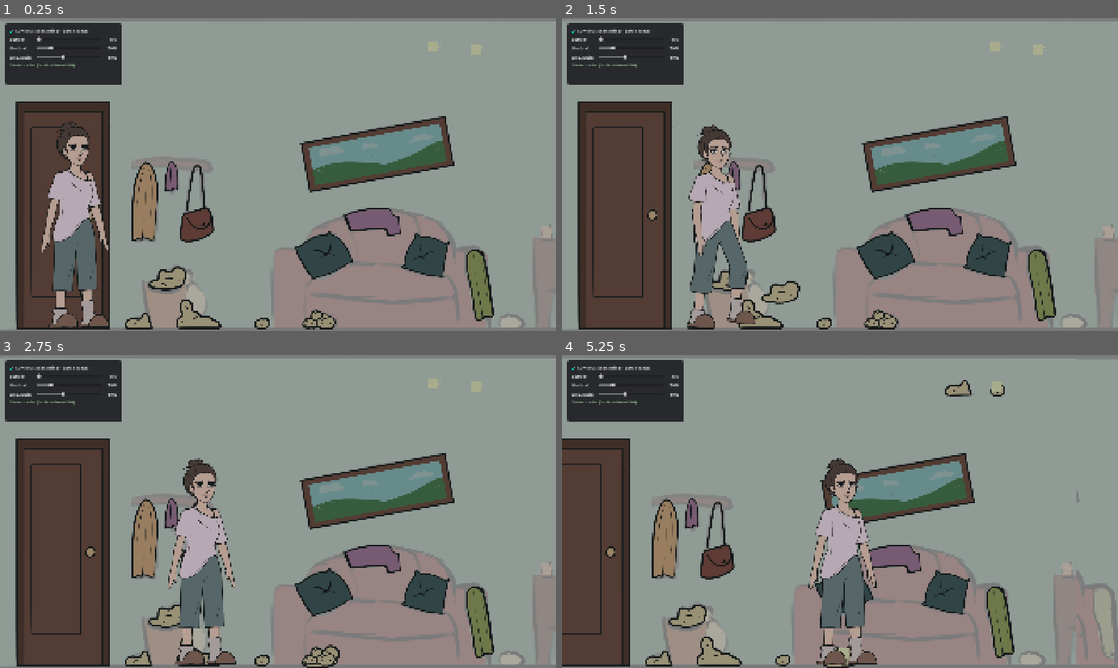
Above: before the commit, frames 1-4 (two rows, left to right).
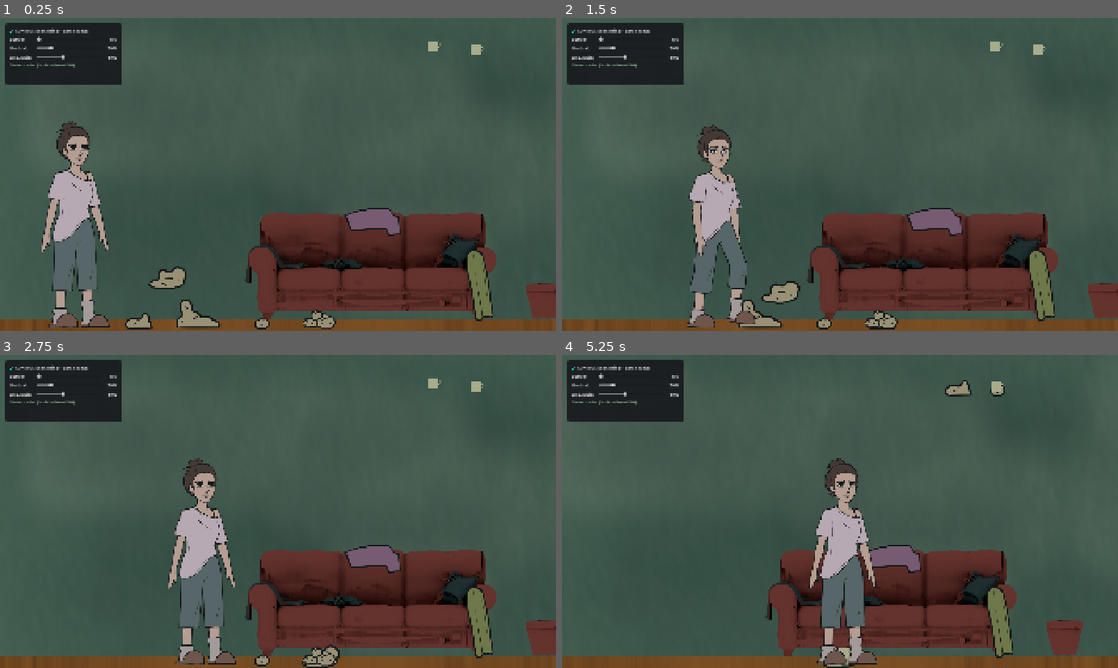
Above: after the commit, the same moments.

Repository: FrancinettVR/Tacos-de-milanesa
Game: Godot game, scene res://scenes/rooms/main_room.tscn
The game is run twice, just before and just after one commit, with the same random seed, the same clock (stepped at 60 frames per second) and the same inputs.
Inputs (mouse positions are in pixels of both pictures, inside the frame that each line leads up to):
- Up to frame 1 (0.25 s): no input
- Up to frame 2 (1.5 s): tap Enter at 0.5 s; drag from (701, 318) to (878, 318) at 0.52 s; drag from (728, 277) to (878, 318) at 1.27 s
- Up to frame 3 (2.75 s): tap Space at 2 s; move the mouse to (200, 649) at 2.02 s; click (200, 649) at 2.17 s
- Up to frame 4 (5.25 s): tap Enter at 2.75 s; drag from (823, 658) to (1040, 389) at 2.77 s; drag from (878, 655) to (995, 386) at 3.52 s; drag from (962, 386) to (845, 655) at 4.27 s; move the mouse to (995, 389) at 5.02 s; click (995, 389) at 5.17 s

The runs differ from the first frame. In frame 1, 87% of the frame differs, in the area x 0-100%, y 0-100%; in frame 2, 88%; in frame 3, 88%; in frame 4, 88%.

Commit message:
Escenario 3D

Diff:
--- /dev/null
+++ b/scenes/environment/habitacion_3d.gd
@@ -0,0 +1,197 @@
+class_name Habitacion3D
+extends Node3D
+
+## Configuración de iluminación
+@export var modo_sin_luz: bool = true:
+	set(val):
+		modo_sin_luz = val
+		if is_node_ready():
+			_actualizar_iluminacion()
+
+## Configuración de cámara
+@export var usar_camara_ortografica: bool = true:
+	set(val):
+		usar_camara_ortografica = val
+		if is_node_ready():
+			_configurar_camara()
+
+@export var cam_altura_y: float = 0.54:
+	set(val):
+		cam_altura_y = val
+		if is_node_ready() and cam3d:
+			cam3d.position.y = cam_altura_y
+
+@export var cam_distancia_z: float = 2.5:
+	set(val):
+		cam_distancia_z = val
+		if is_node_ready() and cam3d:
+			cam3d.position.z = cam_distancia_z
+
+@export var cam_orto_size: float = 1.08:
+	set(val):
+		cam_orto_size = val
+		if is_node_ready() and cam3d and usar_camara_ortografica:
+			cam3d.size = cam_orto_size
+
+@export var cam_persp_fov: float = 50.0:
+	set(val):
+		cam_persp_fov = val
+		if is_node_ready() and cam3d and not usar_camara_ortografica:
+			cam3d.fov = cam_persp_fov
+
+@onready var cam3d: Camera3D = $Camera3D
+@onready var luz_direccional: DirectionalLight3D = $DirectionalLight3D
+@onready var world_env: WorldEnvironment = $WorldEnvironment
+
+var _materiales: Array[StandardMaterial3D] = []
+
+func _ready() -> void:
+	_configurar_materiales()
+	_configurar_camara()
+	_actualizar_iluminacion()
+
+func _unhandled_input(event: InputEvent) -> void:
+	if event is InputEventKey and event.pressed and not event.echo:
+		if event.keycode == KEY_F2:
+			modo_sin_luz = not modo_sin_luz
+			print("[Fondo 3D] Modo iluminación: %s (F2)" % ("Sin Luz (Unshaded)" if modo_sin_luz else "Con Iluminación (PBR)"))
+		elif event.keycode == KEY_F3:
+			cam_altura_y -= 0.02
+			print("[Fondo 3D] cam_altura_y: %.3f (F3/F4 ajusta altura)" % cam_altura_y)
+		elif event.keycode == KEY_F4:
+			cam_altura_y += 0.02
+			print("[Fondo 3D] cam_altura_y: %.3f (F3/F4 ajusta altura)" % cam_altura_y)
+		elif event.keycode == KEY_F5:
+			cam_orto_size -= 0.02
+			print("[Fondo 3D] cam_orto_size: %.3f (F5/F6 ajusta tamaño)" % cam_orto_size)
+		elif event.keycode == KEY_F6:
+			cam_orto_size += 0.02
+			print("[Fondo 3D] cam_orto_size: %.3f (F5/F6 ajusta tamaño)" % cam_orto_size)
+
+func _configurar_materiales() -> void:
+	_materiales.clear()
+
+	# 1. Pared
+	var mat_pared := StandardMaterial3D.new()
+	mat_pared.resource_name = "Mat_Pared"
+	mat_pared.albedo_texture = load("res://assets/art/Arte 3D/texturas_substance/pared/pared_DefaultMaterial_BaseColor.png")
+	mat_pared.normal_enabled = true
+	mat_pared.normal_texture = load("res://assets/art/Arte 3D/texturas_substance/pared/pared_DefaultMaterial_Normal.png")
+	mat_pared.roughness = 0.8
+	_asignar_material("Pared", mat_pared)
+	_materiales.append(mat_pared)
+
+	# 2. Piso / Suelo
+	var mat_piso := StandardMaterial3D.new()
+	mat_piso.resource_name = "Mat_Piso"
+	mat_piso.albedo_texture = load("res://assets/art/Arte 3D/texturas_substance/suelo/entorno_largo_DefaultMaterial_BaseColor.png")
+	mat_piso.normal_enabled = true
+	mat_piso.normal_texture = load("res://assets/art/Arte 3D/texturas_substance/suelo/entorno_largo_DefaultMaterial_Normal.png")
+	mat_piso.roughness = 0.6
+	_asignar_material("Piso", mat_piso)
+	_materiales.append(mat_piso)
+
+	# 3. Maceta
+	var mat_maceta := StandardMaterial3D.new()
+	mat_maceta.resource_name = "Mat_Maceta"
+	mat_maceta.albedo_texture = load("res://assets/art/Arte 3D/texturas_substance/maceta/maceta_DefaultMaterial_BaseColor.png")
+	mat_maceta.normal_enabled = true
+	mat_maceta.normal_texture = load("res://assets/art/Arte 3D/texturas_substance/maceta/maceta_DefaultMaterial_Normal.png")
+	mat_maceta.roughness = 0.5
+	_asignar_material("Maceta", mat_maceta)
+	_materiales.append(mat_maceta)
+
+	# 4. Sillón
+	var mat_sillon := StandardMaterial3D.new()
+	mat_sillon.resource_name = "Mat_Sillon"
+	mat_sillon.albedo_texture = load("res://assets/art/Arte 3D/texturas_substance/sillon/sillon_DefaultMaterial_BaseColor.png")
+	mat_sillon.normal_enabled = true
+	mat_sillon.normal_texture = load("res://assets/art/Arte 3D/texturas_substance/sillon/sillon_DefaultMaterial_Normal.png")
+	mat_sillon.roughness = 0.7
+	_asignar_material("Sillon", mat_sillon)
+	_materiales.append(mat_sillon)
+
+	# 5. Cama
+	var mat_cama := StandardMaterial3D.new()
+	mat_cama.resource_name = "Mat_Cama"
+	var cama_tex_path := "res://assets/art/Arte 3D/texturas_substance/cama/cama_DefaultMaterial_BaseColor.png"
+	if ResourceLoader.exists(cama_tex_path):
+		mat_cama.albedo_texture = load(cama_tex_path)
+		var cama_norm_path := "res://assets/art/Arte 3D/texturas_substance/cama/cama_DefaultMaterial_Normal.png"
+		if ResourceLoader.exists(cama_norm_path):
+			mat_cama.normal_enabled = true
+			mat_cama.normal_texture = load(cama_norm_path)
+	else:
+		# Usa los colores de vértices del FBX (sábanas rosa, almohadas rojas, marco verde)
+		mat_cama.vertex_color_use_as_albedo = true
+	mat_cama.roughness = 0.8
+	_asignar_material("Cama", mat_cama)
+	_materiales.append(mat_cama)
+
+	# 6. Mueble
+	var mat_mueble := StandardMaterial3D.new()
+	mat_mueble.resource_name = "Mat_Mueble"
+	var mueble_tex_path := "res://assets/art/Arte 3D/texturas_substance/mueble/mueble_DefaultMaterial_BaseColor.png"
+	if ResourceLoader.exists(mueble_tex_path):
+		mat_mueble.albedo_texture = load(mueble_tex_path)
+		var mueble_norm_path := "res://assets/art/Arte 3D/texturas_substance/mueble/mueble_DefaultMaterial_Normal.png"
+		if ResourceLoader.exists(mueble_norm_path):
+			mat_mueble.normal_enabled = true
+			mat_mueble.normal_texture = load(mueble_norm_path)
+	else:
+		# Tono madera cálida mientras se agregan las texturas de Substance
+		mat_mueble.albedo_color = Color(0.62, 0.45, 0.32, 1.0)
+	mat_mueble.roughness = 0.6
+	_asignar_material("Mueble", mat_mueble)
+	_materiales.append(mat_mueble)
+
+func _asignar_material(node_name: String, mat: StandardMaterial3D) -> void:
+	var n: Node = find_child(node_name, true, false)
+	if not n:
+		return
+	var mi := _buscar_mesh_instance(n)
+	if mi:
+		mi.material_override = mat
+
+func _buscar_mesh_instance(node: Node) -> MeshInstance3D:
+	if node is MeshInstance3D:
+		return node
+	for child in node.get_children():
+		var found := _buscar_mesh_instance(child)
+		if found:
+			return found
+	return null
+
+func _configurar_camara() -> void:
+	if not cam3d:
+		return
+	cam3d.position.y = cam_altura_y
+	cam3d.position.z = cam_distancia_z
+	if usar_camara_ortografica:
+		cam3d.projection = Camera3D.PROJECTION_ORTHOGONAL
+		cam3d.size = cam_orto_size
+	else:
+		cam3d.projection = Camera3D.PROJECTION_PERSPECTIVE
+		cam3d.fov = cam_persp_fov
+
+func _actualizar_iluminacion() -> void:
+	var mode := BaseMaterial3D.SHADING_MODE_UNSHADED if modo_sin_luz else BaseMaterial3D.SHADING_MODE_PER_PIXEL
+	for mat in _materiales:
+		mat.shading_mode = mode
+
+	if luz_direccional:
+		luz_direccional.visible = not modo_sin_luz
+
+## Sincroniza la posición X según el progreso normalizado t [0.0, 1.0] de la habitación 2D
+func sincronizar_camara_progreso(t: float) -> void:
+	if not cam3d:
+		return
+	var half_w: float = (cam3d.size * (16.0 / 9.0)) / 2.0
+	var x_min: float = -2.88 + half_w
+	var x_max: float = 2.88 - half_w
+	cam3d.position.x = lerp(x_min, x_max, clampf(t, 0.0, 1.0))
+
+## Sincronización directa en X (mantenida por compatibilidad)
+func sincronizar_camara_x(pos_x_3d: float) -> void:
+	if cam3d:
+		cam3d.position.x = pos_x_3d
--- /dev/null
+++ b/scenes/environment/habitacion_3d.tscn
@@ -0,0 +1,51 @@
+[gd_scene format=3 uid="uid://cxvd8524671ma"]
+
+[ext_resource type="Script" path="res://scenes/environment/habitacion_3d.gd" id="1_script"]
+[ext_resource type="PackedScene" uid="uid://ogl730khn2oo" path="res://assets/art/Arte 3D/fbx_blender/pared/pared.fbx" id="2_pared"]
+[ext_resource type="PackedScene" uid="uid://d2hkvorc3cioo" path="res://assets/art/Arte 3D/fbx_blender/piso/piso_suelo.fbx" id="3_piso"]
+[ext_resource type="PackedScene" uid="uid://fp77h6v7d5g1" path="res://assets/art/Arte 3D/fbx_blender/cama/cama.fbx" id="4_cama"]
+[ext_resource type="PackedScene" uid="uid://txua52448jv5" path="res://assets/art/Arte 3D/fbx_blender/mueble/mueble.fbx" id="5_mueble"]
+[ext_resource type="PackedScene" uid="uid://c70j7y6i6yjc" path="res://assets/art/Arte 3D/fbx_blender/maceta/maceta.fbx" id="6_maceta"]
+[ext_resource type="PackedScene" uid="uid://bobryh8b1jxnp" path="res://assets/art/Arte 3D/fbx_blender/sillon/sillon.fbx" id="7_sillon"]
+
+[sub_resource type="Environment" id="Environment_3d"]
+background_mode = 1
+background_color = Color(0.12, 0.12, 0.14, 1)
+ambient_light_source = 2
+ambient_light_color = Color(0.7, 0.7, 0.75, 1)
+ambient_light_energy = 0.8
+
+[node name="Habitacion3D" type="Node3D"]
+script = ExtResource("1_script")
+
+[node name="Piso" parent="." instance=ExtResource("3_piso")]
+transform = Transform3D(1, 0, 0, 0, 2.167, 0, 0, 0, 2.167, 0, 0, 0)
+
+[node name="Pared" parent="." instance=ExtResource("2_pared")]
+transform = Transform3D(1, 0, 0, 0, 2.167, 0, 0, 0, 2.167, 0, 0, 0)
+
+[node name="Sillon" parent="." instance=ExtResource("7_sillon")]
+transform = Transform3D(2.167, 0, 0, 0, 2.167, 0, 0, 0, 2.167, 1.434, 0, 0)
+
+[node name="Maceta" parent="." instance=ExtResource("6_maceta")]
+transform = Transform3D(2.167, 0, 0, 0, 2.167, 0, 0, 0, 2.167, 2.841, 0, 0)
+
+[node name="Mueble" parent="." instance=ExtResource("5_mueble")]
+transform = Transform3D(2.167, 0, 0, 0, 2.167, 0, 0, 0, 2.167, -0.834, 0, 0)
+
+[node name="Cama" parent="." instance=ExtResource("4_cama")]
+transform = Transform3D(2.167, 0, 0, 0, 2.167, 0, 0, 0, 2.167, -1.784, 0, 0)
+
+[node name="DirectionalLight3D" type="DirectionalLight3D" parent="."]
+transform = Transform3D(0.866025, -0.25, 0.433013, 0, 0.866025, 0.5, -0.5, -0.433013, 0.75, 0, 2, 2)
+light_color = Color(1, 0.980392, 0.941176, 1)
+shadow_enabled = true
+
+[node name="WorldEnvironment" type="WorldEnvironment" parent="."]
+environment = SubResource("Environment_3d")
+
+[node name="Camera3D" type="Camera3D" parent="."]
+transform = Transform3D(1, 0, 0, 0, 1, 0, 0, 0, 1, -1.92, 0.54, 2.5)
+projection = 1
+current = true
+size = 1.08
--- a/scenes/rooms/main_room.gd
+++ b/scenes/rooms/main_room.gd
@@ -4,14 +4,31 @@
 @onready var protagonist: Protagonist = $Protagonist
 ## Click
 @onready var click_area: Area2D = $ClickArea
+## Fondo 3D
+@onready var habitacion_3d: Habitacion3D = $Env/Fondo3DLayer/SubViewportContainer/SubViewport/Habitacion3D
 
 func _ready() -> void:
 	# Conectamos la señal de clic del área al método de movimiento
 	click_area.input_event.connect(_on_click_area_input_event)
 
+func _process(_delta: float) -> void:
+	_sincronizar_fondo_3d()
+
 ## Se ejecuta cuando el jugador hace clic en cualquier parte del escenario
 func _on_click_area_input_event(_viewport: Node, event: InputEvent, _shape_idx: int) -> void:
 	if event is InputEventMouseButton and event.button_index == MOUSE_BUTTON_LEFT and event.pressed:
 		# get_global_mouse_position().x obtiene la coordenada X real en el mundo (0 a 5760 px)
-		# posición relativa a la cámara
 		protagonist.walk_to(get_global_mouse_position().x)
+
+## Sincroniza la posición X de la cámara 3D con la cámara 2D del protagonista
+func _sincronizar_fondo_3d() -> void:
+	if not is_instance_valid(habitacion_3d) or not is_instance_valid(protagonist):
+		return
+	var cam2d := protagonist.get_node_or_null("Camera2D") as Camera2D
+	if not cam2d:
+		return
+	# get_screen_center_position() devuelve la posición central actual de la cámara 2D en el mundo
+	var cam2d_x: float = cam2d.get_screen_center_position().x
+	# Sincronización lineal exacta 1:1: 1 metro en 3D = 1000 píxeles en 2D (cero deslizamiento)
+	var cam3d_x: float = (cam2d_x - 2880.0) / 1000.0
+	habitacion_3d.sincronizar_camara_x(cam3d_x)
--- a/scenes/rooms/main_room.tscn
+++ b/scenes/rooms/main_room.tscn
@@ -10,6 +10,7 @@
 [ext_resource type="Texture2D" uid="uid://dq5elmq7skago" path="res://assets/art/Zona1/Referencia.jpg" id="8_ref1"]
 [ext_resource type="Texture2D" uid="uid://rppdbd35f0ed" path="res://assets/art/Zona2/Referencia.jpg" id="9_ref2"]
 [ext_resource type="Texture2D" uid="uid://cp5bhdrk87ypu" path="res://assets/art/Zona3/Referencia.jpg" id="10_ref3"]
+[ext_resource type="PackedScene" uid="uid://cxvd8524671ma" path="res://scenes/environment/habitacion_3d.tscn" id="11_habitacion_3d"]
 
 [sub_resource type="RectangleShape2D" id="RectangleShape2D_m2g58"]
 size = Vector2(5760, 1080)
@@ -20,12 +21,14 @@
 [node name="Env" type="Node2D" parent="." unique_id=1265365445]
 
 [node name="Background" type="ColorRect" parent="Env" unique_id=98105340]
+visible = false
 offset_right = 5760.0
 offset_bottom = 1080.0
 mouse_filter = 2
 color = Color(0.6814234, 0.6814234, 0.6814234, 1)
 
 [node name="Floor" type="ColorRect" parent="Env" unique_id=1909697501]
+visible = false
 offset_top = 1040.0
 offset_right = 5760.0
 offset_bottom = 1080.0
@@ -33,6 +36,7 @@
 color = Color(0, 0, 0, 1)
 
 [node name="ContenedorReferencias" type="Node2D" parent="Env" unique_id=1325680018]
+visible = false
 
 [node name="Zona1_Ref" type="Sprite2D" parent="Env/ContenedorReferencias" unique_id=1484219070]
 texture = ExtResource("8_ref1")
@@ -47,6 +51,25 @@
 position = Vector2(3522, 0)
 texture = ExtResource("10_ref3")
 centered = false
+
+[node name="Fondo3DLayer" type="CanvasLayer" parent="Env" unique_id=384942751]
+layer = -100
+
+[node name="SubViewportContainer" type="SubViewportContainer" parent="Env/Fondo3DLayer" unique_id=170193661]
+anchors_preset = 15
+anchor_right = 1.0
+anchor_bottom = 1.0
+grow_horizontal = 2
+grow_vertical = 2
+mouse_filter = 2
+stretch = true
+
+[node name="SubViewport" type="SubViewport" parent="Env/Fondo3DLayer/SubViewportContainer" unique_id=828080997]
+handle_input_locally = false
+size = Vector2i(1920, 1080)
+render_target_update_mode = 4
+
+[node name="Habitacion3D" parent="Env/Fondo3DLayer/SubViewportContainer/SubViewport" unique_id=1902487596 instance=ExtResource("11_habitacion_3d")]
 
 [node name="ClickArea" type="Area2D" parent="." unique_id=291796662]
 z_index = -1
Not shown, added: scenes/environment/habitacion_3d.gd.uid
